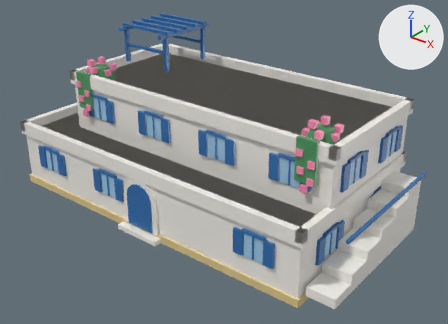
A saved change to the glTF model assets/managed-models/buildings/house-2x1-2f-aegean-a/house-2x1-2f-aegean-a.glb.
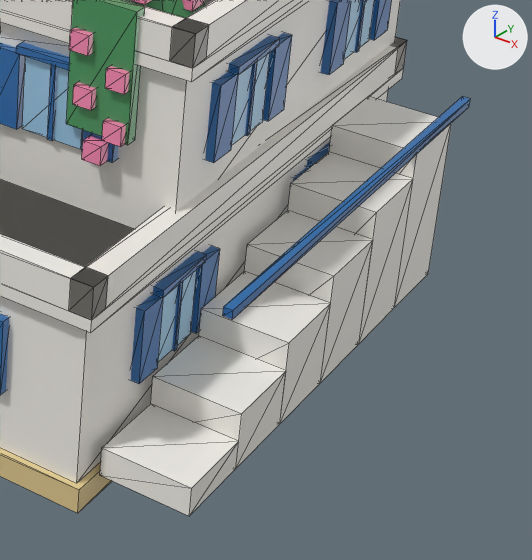
Each version is shown whole from a 50 mm camera at (1.89, -2.26, 1.68) aimed at (0.09, -0.02, 0.28), then close up on the part from 61% to 100% of the width and 43% to 100% of the height. The axes (+X, +Y, +Z) are drawn at upper right. The lights are the same throughout. The first two pictures are the older version. The close-ups show mesh edges as thin lines. Vertices at exactly the same position are counted once.

Script lines for the objects in view, before the commit:
```python
me_house_2x1_2f_aegean_a = bpy.data.meshes.new('house-2x1-2f-aegean-a')
me_house_2x1_2f_aegean_a.from_pydata(...)  # 1433 vertices, 2220 faces; spans x -1.0..0.99, y -0.5..0.5, z 0.0..0.87
me_house_2x1_2f_aegean_a.materials.append(mat_m_house_2x1_2f_aegean_a)
ob_house_2x1_2f_aegean_a = bpy.data.objects.new('house-2x1-2f-aegean-a', me_house_2x1_2f_aegean_a)
ob_house_2x1_2f_aegean_a.location = (0.0, 0.0, 0.0)
```
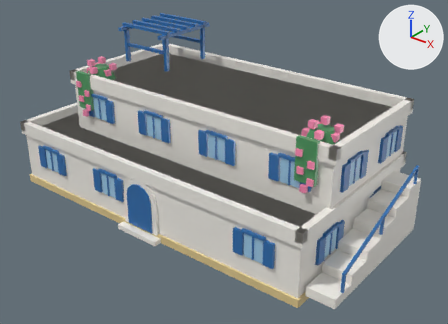
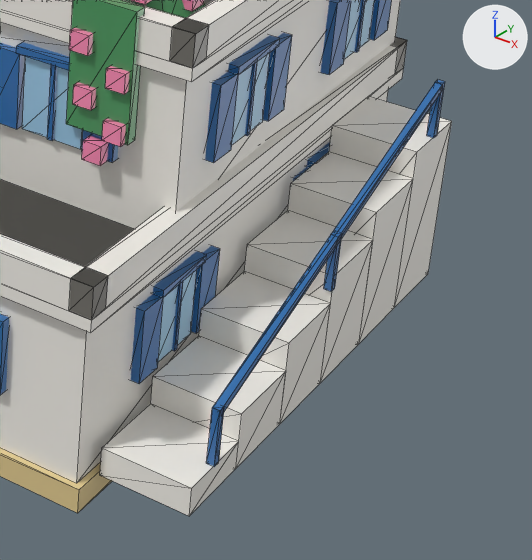
Location of each change, (x1, y1, x2, y2) in pixels of the close-ups (532 x 560 px; the box of a moved part takes in the faces that stretch with it):
'house-2x1-2f-aegean-a', reshaped
    before: (0, 0, 471, 516)
    after: (0, 0, 452, 516)
part 1 of me_house_2x1_2f_aegean_a, moved or reshaped
    before: (223, 97, 471, 319)
    after: (214, 83, 443, 416)
part 2 of me_house_2x1_2f_aegean_a, added (blue)
    after: (206, 406, 224, 467)
part 3 of me_house_2x1_2f_aegean_a, added (blue)
    after: (324, 233, 342, 291)
part 4 of me_house_2x1_2f_aegean_a, added (blue)
    after: (427, 80, 445, 138)

Diff of the bpy script that builds the scene:
```diff
--- a/assets/managed-models/buildings/house-2x1-2f-aegean-a/house-2x1-2f-aegean-a.glb.py
+++ b/assets/managed-models/buildings/house-2x1-2f-aegean-a/house-2x1-2f-aegean-a.glb.py
@@ me_house_2x1_2f_aegean_a @@
 # used by ob_house_2x1_2f_aegean_a; location = (0.0, 0.0, 0.0)
-me_house_2x1_2f_aegean_a.from_pydata(...)  # 1433 vertices, 2220 faces; spans x -1.0..0.99, y -0.5..0.5, z 0.0..0.87
+me_house_2x1_2f_aegean_a.from_pydata(...)  # 1457 vertices, 2256 faces; spans x -1.0..0.99, y -0.5..0.5, z 0.0..0.87
+# me_house_2x1_2f_aegean_a part 1: the loose piece of 8 vertices spanning x 0.97..0.99, y -0.35..0.43, z 0.32..0.33 is turned 19.7 degrees about the x axis through its middle and scaled by 0.885, then moved by (0.0, -0.07, -0.04)
+# me_house_2x1_2f_aegean_a part 2: a new loose piece, a box spanning x 0.974..0.986, y -0.356..-0.344, z 0.087..0.179, in mat_m_house_2x1_2f_aegean_a
+# me_house_2x1_2f_aegean_a part 3: a new loose piece, a box spanning x 0.974..0.986, y -0.031..-0.019, z 0.203..0.295, in mat_m_house_2x1_2f_aegean_a
+# me_house_2x1_2f_aegean_a part 4: a new loose piece, a box spanning x 0.974..0.986, y 0.294..0.306, z 0.32..0.412, in mat_m_house_2x1_2f_aegean_a
 me_house_2x1_2f_aegean_a.materials.append(mat_m_house_2x1_2f_aegean_a)
```
